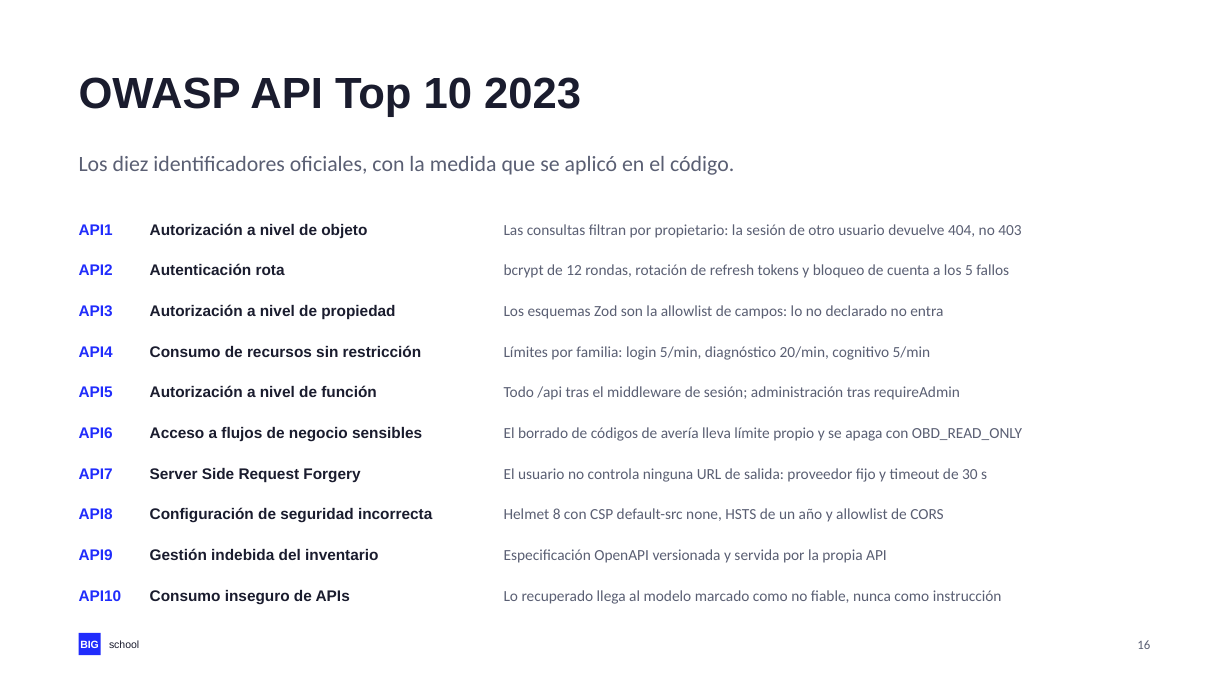
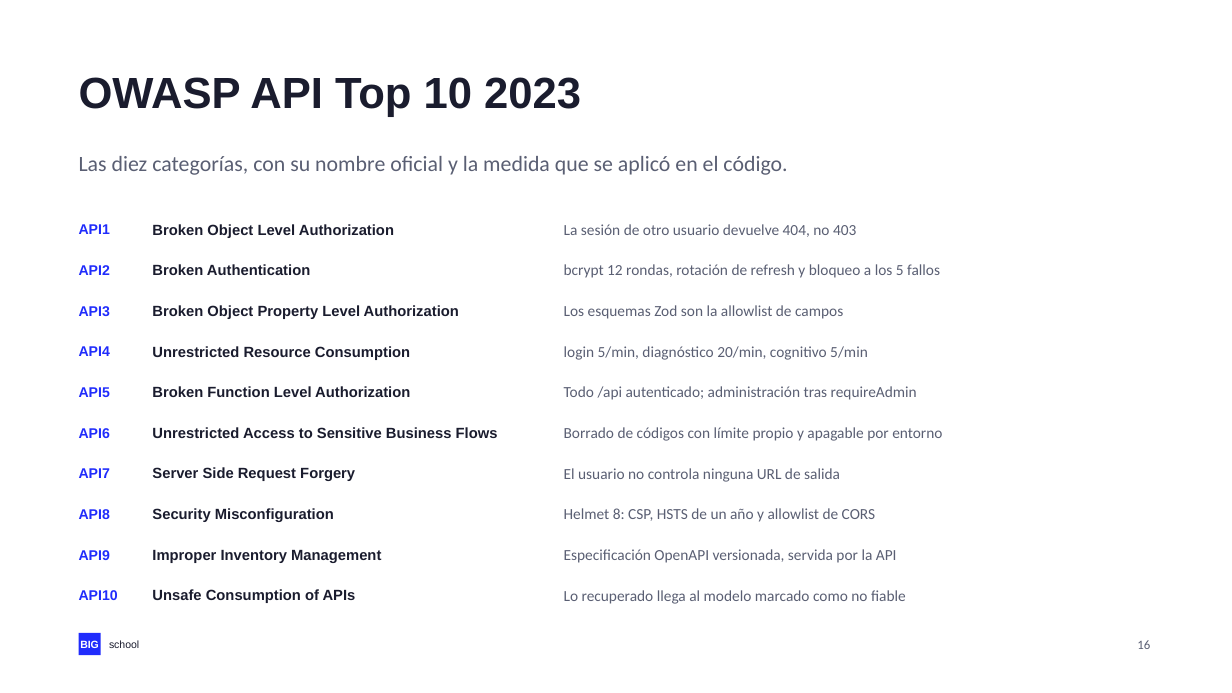
Before and after one commit to NovilloQuinta/intelligent-automotive-diagnostics, a slide deck: slide 16 of docs/presentacion/tfm-intelligent-automotive-diagnostics.pptx. Drawn at 1232x693 pixels with LibreOffice and Linux fonts; fonts in the diff are those of the drawing. Boxes give left, top, right and bottom in pixels: in the first picture for what was removed or moved away, otherwise in the second. Text is boxed around its words. In the diff, an @@ line names an element or a change of style, - is before the commit and + after.

Commit message:
docs(tfm): nombres OWASP tal cual los publica el proyecto

```diff
--- a/docs/presentacion/tfm-intelligent-automotive-diagnostics.pptx
+++ b/docs/presentacion/tfm-intelligent-automotive-diagnostics.pptx
@@ text at (79,156,787,175): text changed @@
-Los diez identificadores oficiales, con la medida que se aplicó en el código.
+Las diez categorías, con su nombre oficial y la medida que se aplicó en el código.
@@ text at (152,224,394,238): text changed; size 12 to 11.5 pt @@
-Autorización a nivel de objeto
+Broken Object Level Authorization
@@ text at (564,224,856,237): text changed @@
-Las consultas filtran por propietario: la sesión de otro usuario devuelve 404, no 403
+La sesión de otro usuario devuelve 404, no 403
@@ text at (152,264,310,275): text changed; size 12 to 11.5 pt @@
-Autenticación rota
+Broken Authentication
@@ text at (564,264,940,278): text changed @@
-bcrypt de 12 rondas, rotación de refresh tokens y bloqueo de cuenta a los 5 fallos
+bcrypt 12 rondas, rotación de refresh y bloqueo a los 5 fallos
@@ text at (152,305,459,319): text changed; size 12 to 11.5 pt @@
-Autorización a nivel de propiedad
+Broken Object Property Level Authorization
@@ text at (564,305,843,319): text changed @@
-Los esquemas Zod son la allowlist de campos: lo no declarado no entra
+Los esquemas Zod son la allowlist de campos
@@ text at (152,346,410,360): text changed; size 12 to 11.5 pt @@
-Consumo de recursos sin restricción
+Unrestricted Resource Consumption
@@ text at (564,346,868,360): text changed @@
-Límites por familia: login 5/min, diagnóstico 20/min, cognitivo 5/min
+login 5/min, diagnóstico 20/min, cognitivo 5/min
@@ text at (152,386,410,397): text changed; size 12 to 11.5 pt @@
-Autorización a nivel de función
+Broken Function Level Authorization
@@ text at (564,386,917,400): text changed @@
-Todo /api tras el middleware de sesión; administración tras requireAdmin
+Todo /api autenticado; administración tras requireAdmin
@@ text at (152,427,498,438): text changed; size 12 to 11.5 pt @@
-Acceso a flujos de negocio sensibles
+Unrestricted Access to Sensitive Business Flows
@@ text at (564,427,942,441): text changed @@
-El borrado de códigos de avería lleva límite propio y se apaga con OBD_READ_ONLY
+Borrado de códigos con límite propio y apagable por entorno
@@ text "Server Side Request Forgery" at (152,467,355,481): size 12 to 11.5 pt @@
@@ text at (564,468,840,482): text changed @@
-El usuario no controla ninguna URL de salida: proveedor fijo y timeout de 30 s
+El usuario no controla ninguna URL de salida
@@ text at (152,508,334,522): text changed; size 12 to 11.5 pt @@
-Configuración de seguridad incorrecta
+Security Misconfiguration
@@ text at (564,508,875,522): text changed @@
-Helmet 8 con CSP default-src none, HSTS de un año y allowlist de CORS
+Helmet 8: CSP, HSTS de un año y allowlist de CORS
@@ text at (152,550,381,563): text changed; size 12 to 11.5 pt @@
-Gestión indebida del inventario
+Improper Inventory Management
@@ text at (564,549,897,563): text changed @@
-Especificación OpenAPI versionada y servida por la propia API
+Especificación OpenAPI versionada, servida por la API
@@ size 12 to 11 pt in 10 elements at (79,224,110,234), (79,265,110,275), (79,306,110,316), (79,346,110,356), (79,387,110,397), (79,428,110,438), (79,468,110,478), (79,509,110,519), (79,550,110,560), (79,590,118,600) @@
@@ text at (152,589,356,603): text changed; size 12 to 11.5 pt @@
-Consumo inseguro de APIs
+Unsafe Consumption of APIs
@@ text at (564,590,906,604): text changed @@
-Lo recuperado llega al modelo marcado como no fiable, nunca como instrucción
+Lo recuperado llega al modelo marcado como no fiable
```
Also in this commit, not shown: 3 other files.
